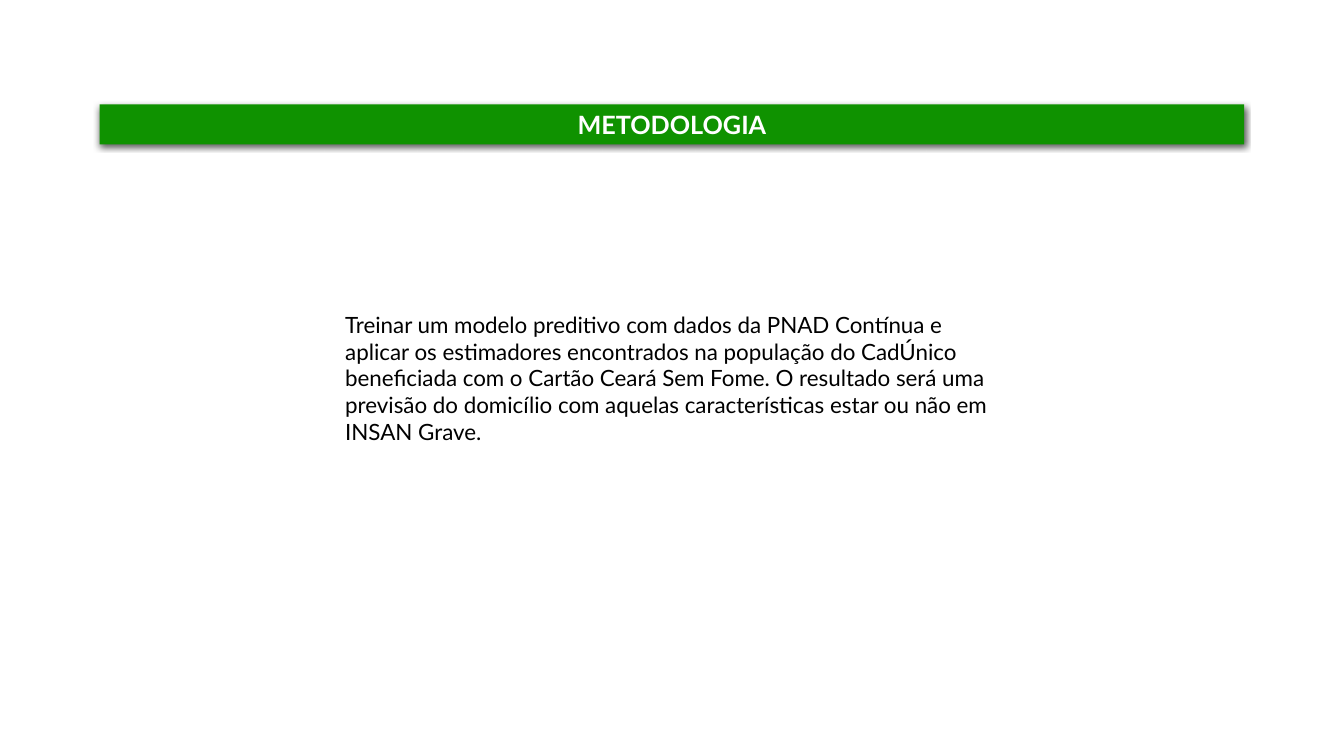
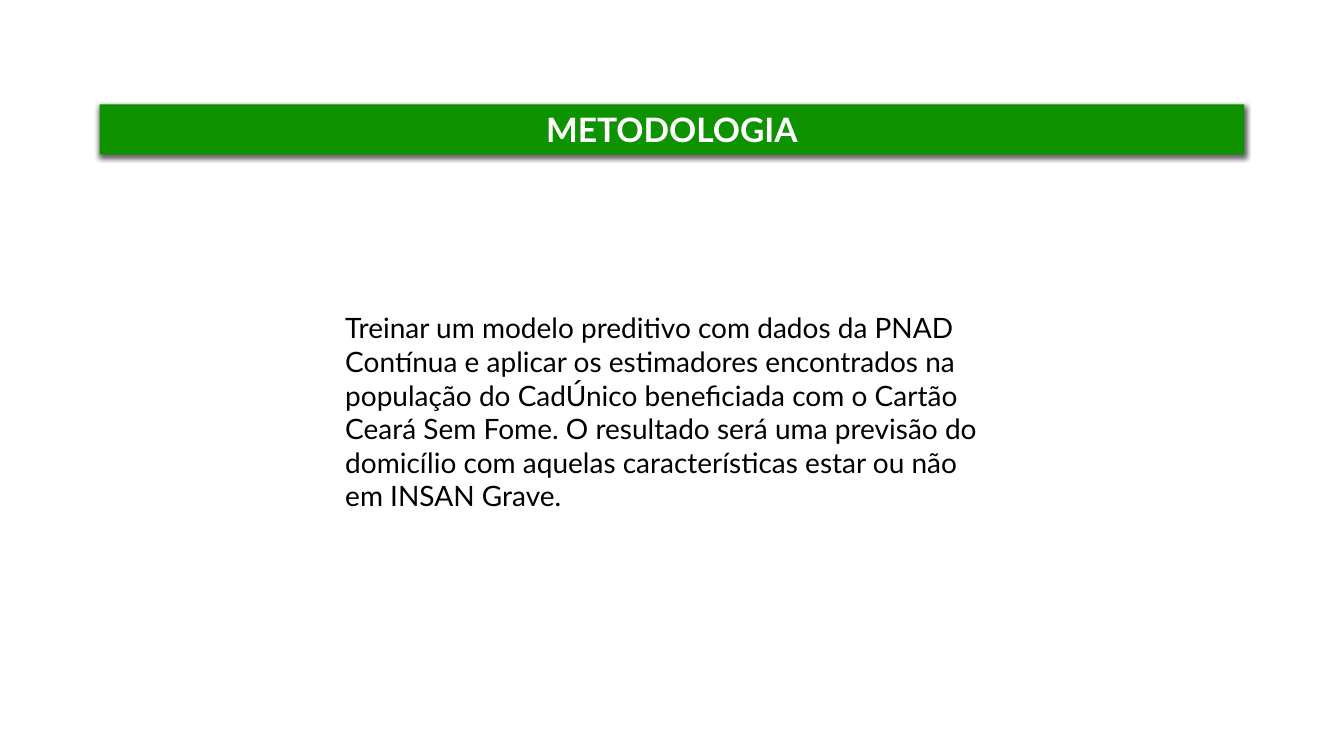
Before and after one commit to DISOC-Estudos-Sociais/indicador_csf, a slide deck: slide 6 of outputs/apresentacao_resultados.pptx. Drawn at 1344x756 pixels with LibreOffice and Linux fonts; fonts in the diff are those of the drawing; background and template pictures are left out. Boxes give left, top, right and bottom in pixels: in the first picture for what was removed or moved away, otherwise in the second. Text is boxed around its words. In the diff, an @@ line names an element or a change of style, - is before the commit and + after.

```diff
--- a/outputs/apresentacao_resultados.pptx
+++ b/outputs/apresentacao_resultados.pptx
@@ rectangle "METODOLOGIA": place and size @@
-rectangle "METODOLOGIA" at [100, 104, 1245, 144]
+rectangle "METODOLOGIA" at [100, 104, 1245, 154]
@@ rectangle "METODOLOGIA" at [100, 104, 1245, 154]: size 18 to 24 pt @@
@@ text "Treinar um modelo preditivo com ..." at [345, 317, 977, 507]: size 16 to 20 pt @@
```
Also in this commit, not shown: 6 other slides changed, 3 slides added, 1 slide removed, 4 other files.
